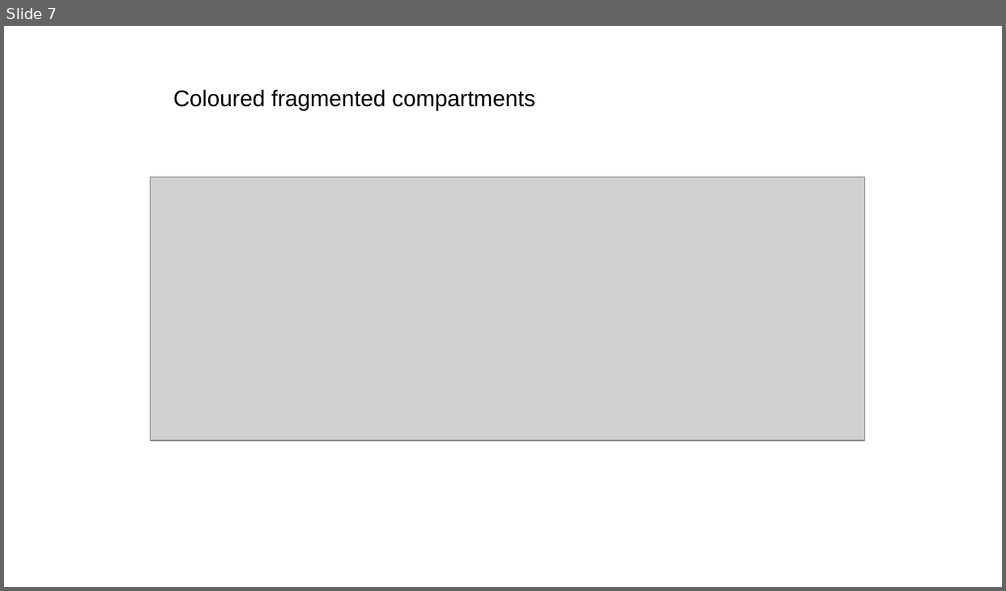
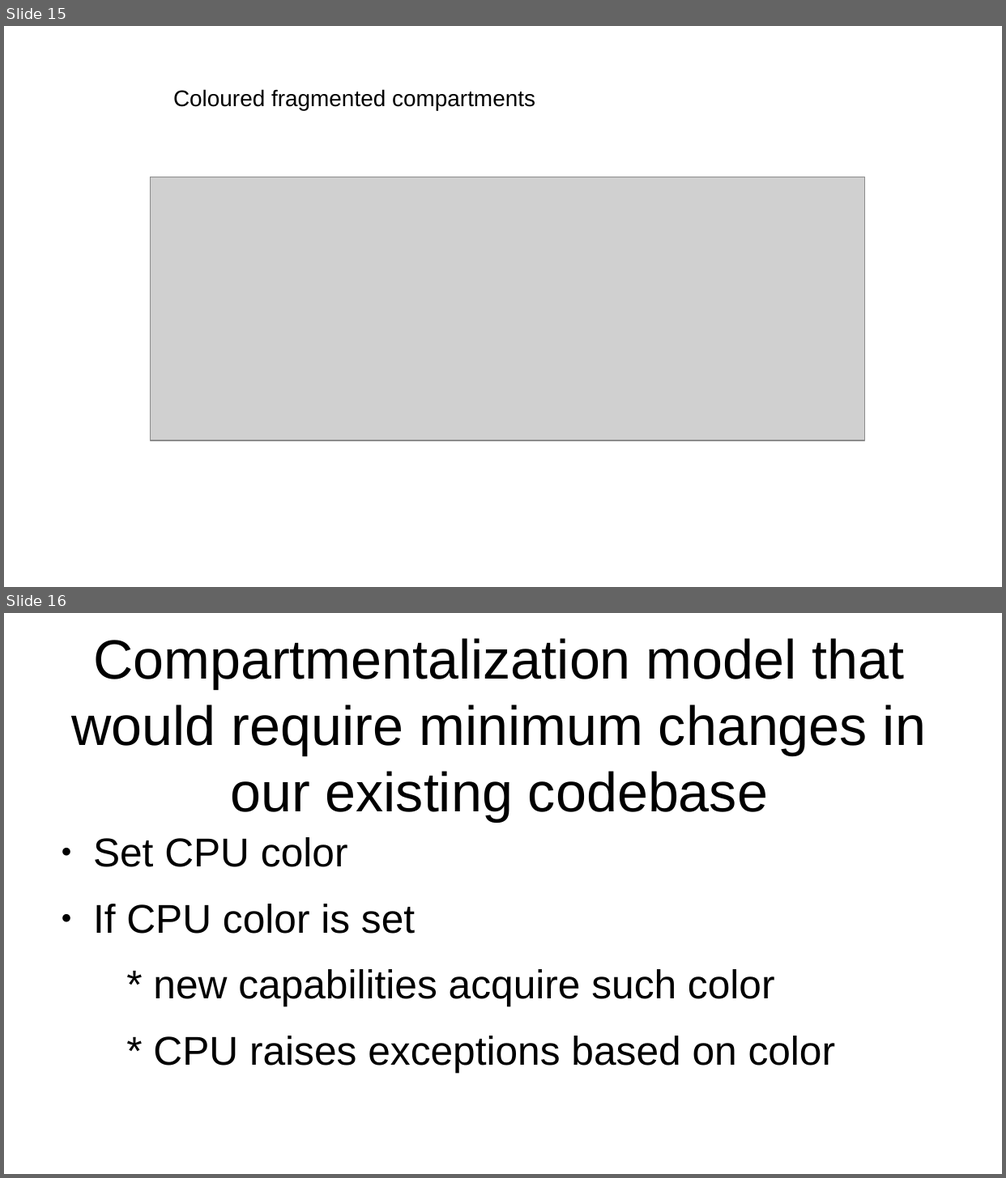
Before and after one commit to root1m3/morello, a slide deck: doc/comparmentalization.odp. Shown one above the other, each under a label of ours: slide 7 before the commit, slides 15 and 16 after it. The pictures are 1006x591 and 1006x1178 pixels, drawn with LibreOffice and Linux fonts; fonts in the diff are those of the drawing; grey boxes stand for pictures. Boxes give left, top, right and bottom in pixels: in the first picture for what was removed or moved away, otherwise in the second. Text is boxed around its words. In the diff, an @@ line names an element or a change of style, - is before the commit and + after.

```diff
--- a/doc/comparmentalization.odp
+++ b/doc/comparmentalization.odp
@@ slide 16 added at <box>4,613,1002,1174</box>, background #FFFFFF @@
@@ title added at <box>71,638,926,822</box>, 44 pt, text #000000 @@
+Compartmentalization model that would require minimum changes in our existing codebase
@@ text added at <box>93,837,836,1073</box>, 32 pt, text #000000 @@
+● Set CPU color
+● If CPU color is set
+* new capabilities acquire such color
+* CPU raises exceptions based on color
@@ what was slide 7 is now slide 15 @@
```
Also in this commit, not shown: 1 slide changed, 11 other slides added.
